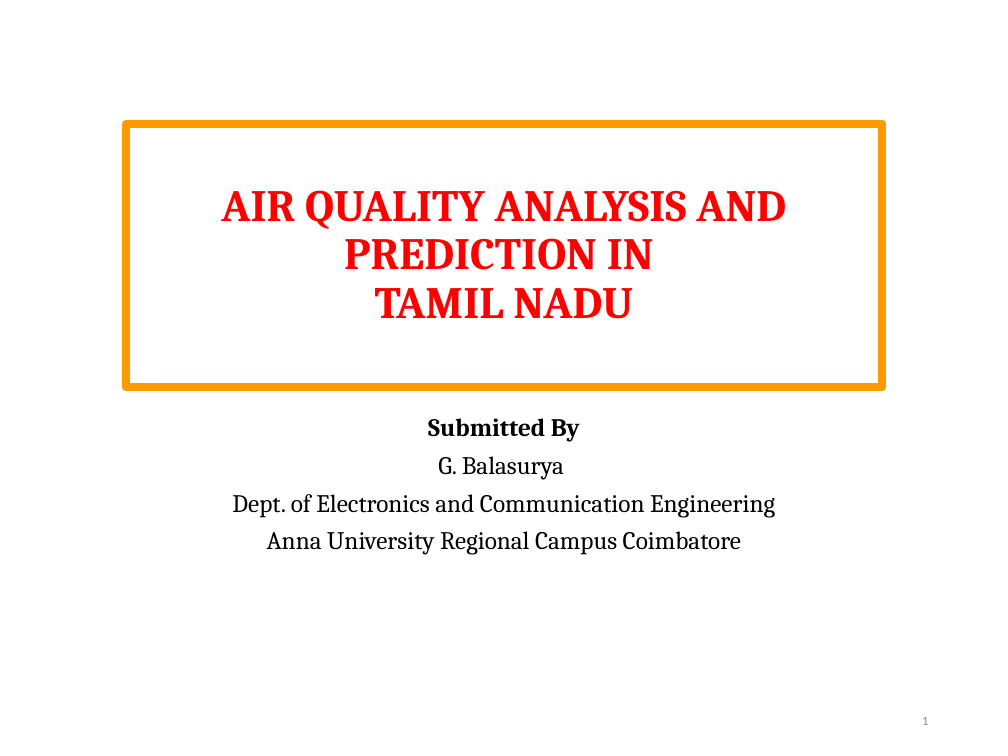
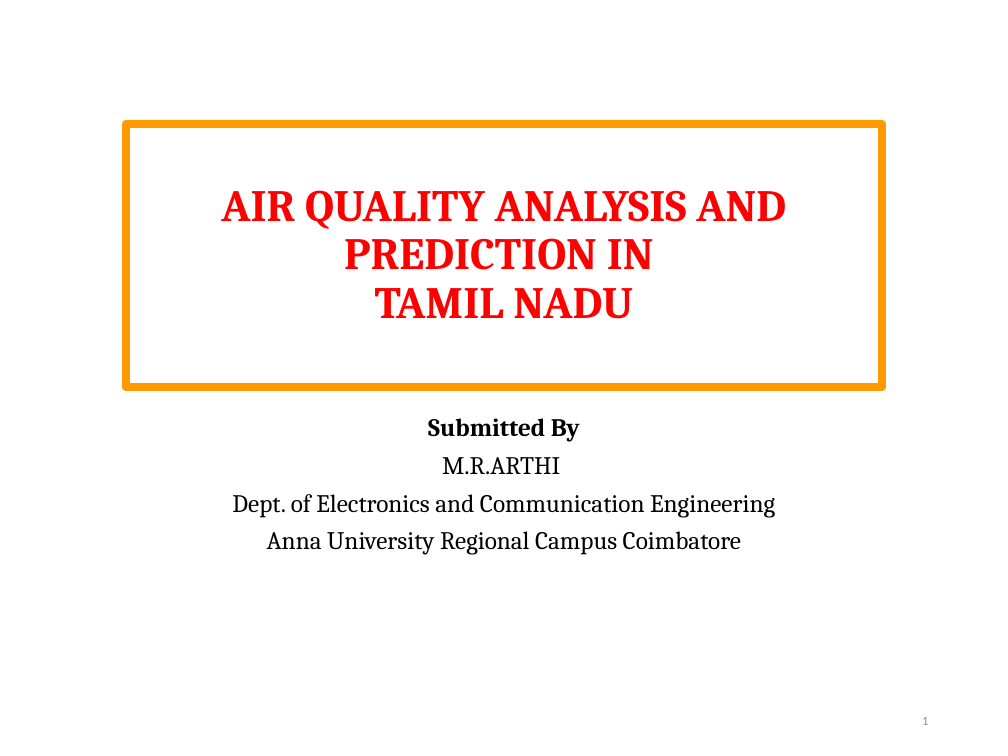
Before and after one commit to MRARTHI2930/NM-IBM-DATASCIENCE, a slide deck: slide 1 of DATASCIENCE_PHASE 1.pptx. Drawn at 1008x756 pixels with LibreOffice and Linux fonts; fonts in the diff are those of the drawing. Boxes give left, top, right and bottom in pixels: in the first picture for what was removed or moved away, otherwise in the second. Text is boxed around its words. In the diff, an @@ line names an element or a change of style, - is before the commit and + after.

Commit message:
UPDATE

```diff
--- a/DATASCIENCE_PHASE 1.pptx
+++ b/DATASCIENCE_PHASE 1.pptx
@@ subtitle at (x1=442, y1=457, x2=560, y2=474): text changed @@
-G. Balasurya
+M.R.ARTHI
```
